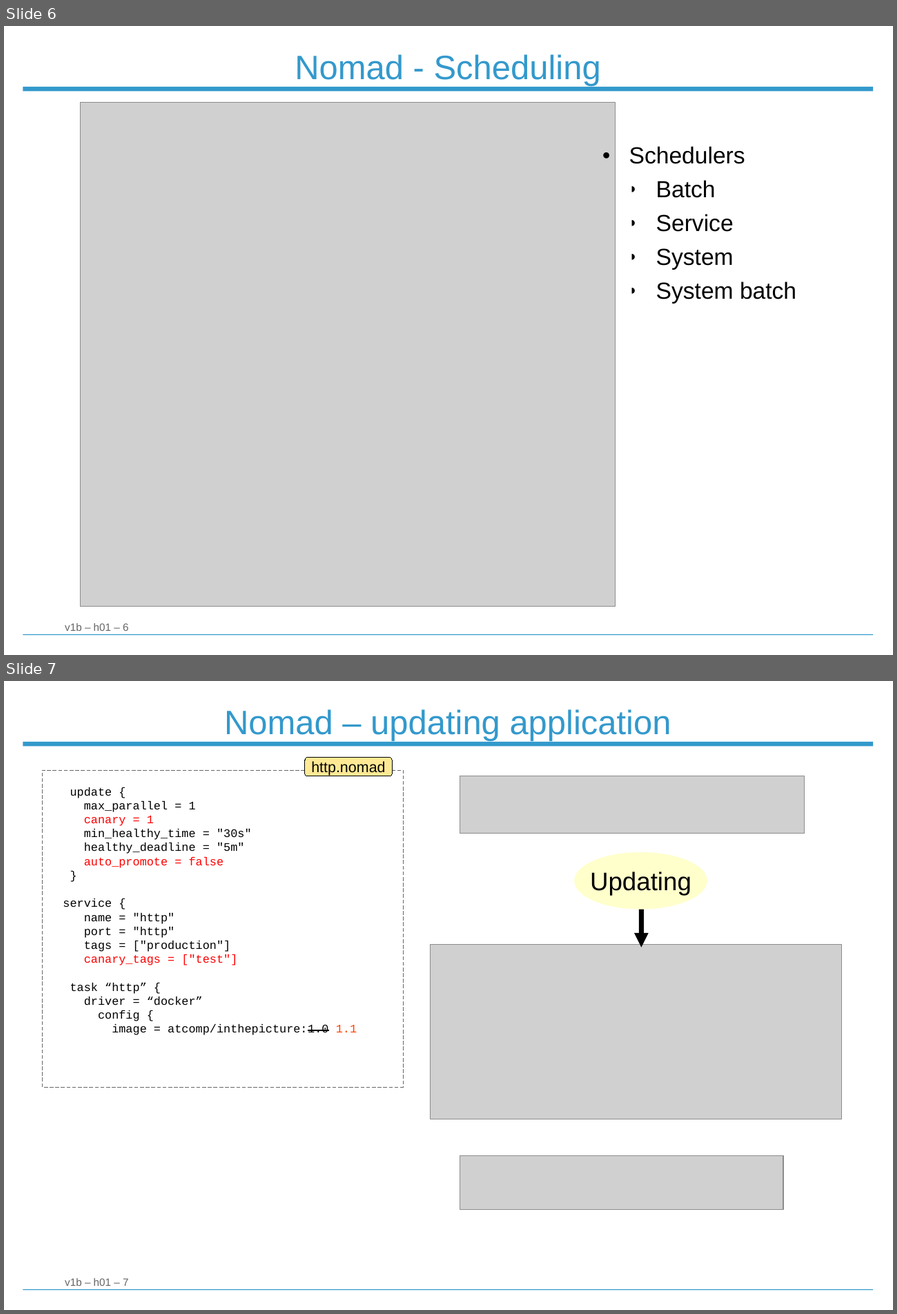
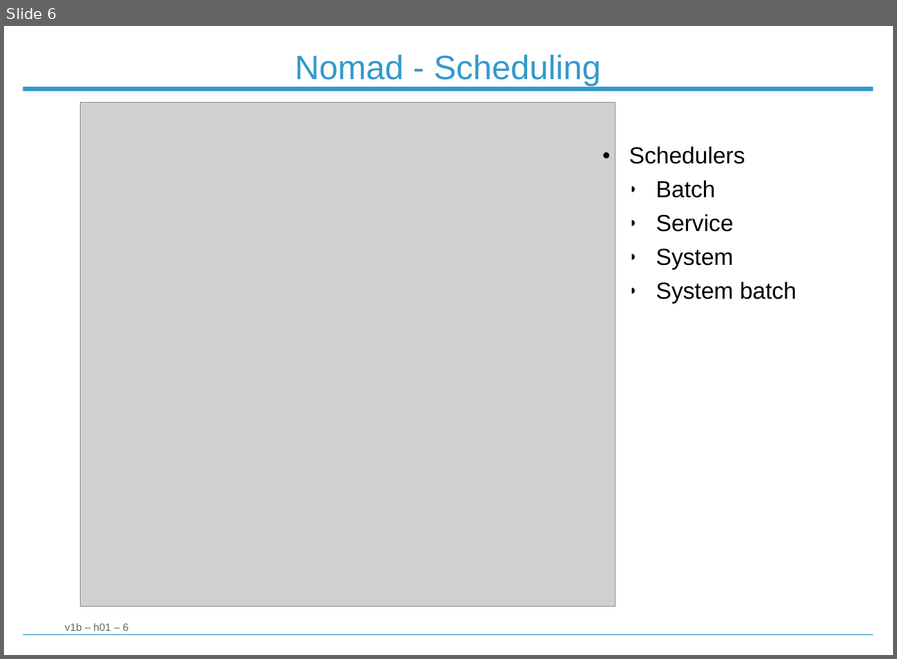
Before and after one commit to Vinclame/at-hashistack-app, a slide deck: presentatie.odp. Shown one above the other, each under a label of ours: slides 6 and 7 before the commit, slide 6 after it. The pictures are 897x1314 and 897x659 pixels, drawn with LibreOffice and Linux fonts; fonts in the diff are those of the drawing; grey boxes stand for pictures; background and template pictures are left out. Boxes give left, top, right and bottom in pixels: in the first picture for what was removed or moved away, otherwise in the second. Text is boxed around its words. In the diff, an @@ line names an element or a change of style, - is before the commit and + after.

```diff
--- a/presentatie.odp
+++ b/presentatie.odp
@@ slide 7 removed at [4, 681, 893, 1310], background #FFFFFF; not listed: 3 template elements that a slide beside it also shows @@
@@ text removed at [224, 709, 671, 741] @@
-Nomad – updating application
@@ rounded rectangle removed at [305, 757, 392, 776] @@
-http.nomad
@@ rectangle removed at [42, 770, 403, 1087] @@
-update {
-max_parallel = 1
-canary = 1
-min_healthy_time = "30s"
-healthy_deadline = "5m"
-auto_promote = false
-}
-service {
-name = "http"
-port = "http"
-tags = ["production"]
-canary_tags = ["test"]
-task “http” {
-driver = “docker”
-config {
-image = atcomp/inthepicture:1.0 1.1
@@ picture removed at [460, 776, 804, 833] @@
@@ ellipse removed at [574, 852, 707, 909] @@
-Updating
@@ arrow removed from (641, 909) to (641, 947) @@
@@ picture removed at [430, 944, 842, 1119] @@
@@ picture removed at [460, 1156, 783, 1209] @@
```
Also in this commit, not shown: 1 slide changed, 1 other file.
